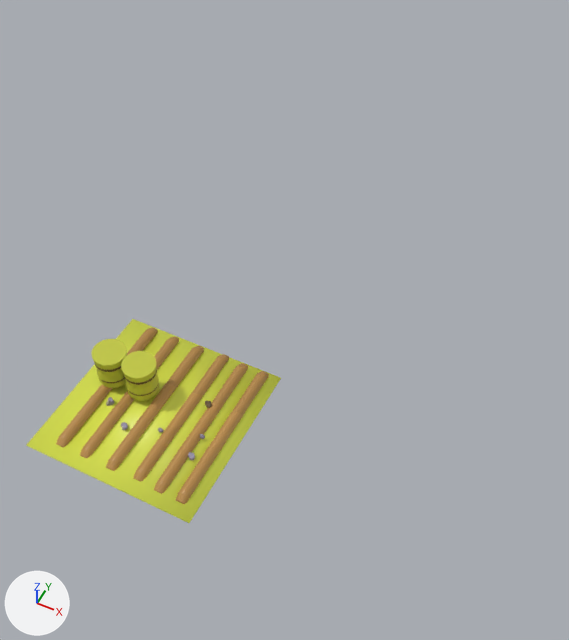
The FBX model 3D_models/Carmela/all.fbx: old version first, new version second.
Rendered twice from a 50 mm lens placed at (4.6, -9.0, 35.6), pointed at (-8.2, 16.6, 3.6). Every picture has the same lights, and +X, +Y and +Z are marked at lower left. Where no turn or scale is listed for an object, it has been applied to the vertices.

Script lines for the objects in view, before the commit:
```python
ob_plane = bpy.data.objects.new('Plane', me_plane)
ob_plane.location = (-12.72, 10.19, 0.37)
```
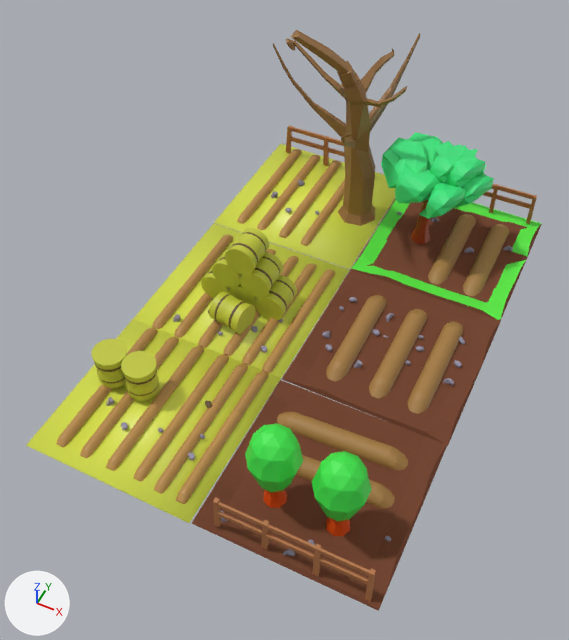
The change, as a list of edits to the scene's bpy script:
```text
Add ob_cube_033:
    ob_cube_033 = bpy.data.objects.new('Cube.033', me_cube_048)  # 1017 vertices, 967 faces; spans x -4.92..4.92, y -4.92..4.92, z -4.91..1.78; in mat_ground_001 (brown #925c44), mat_pole_055 (brown #a57c41), mat_material_038 (grey #948ea2), mat_material_040 (grey #948ea2), mat_material_041 (orange #b47444), mat_material_037 (orange #b47444), mat_material_039 (orange #b47444), mat_material_044 (orange #e74e00), mat_material_045 (green #3fe74c), mat_material_047 (orange #e74e00), mat_material_046 (green #3fe74c)
    ob_cube_033.location = (-2.81, 10.19, 4.0)
Add ob_plane_003:
    ob_plane_003 = bpy.data.objects.new('Plane.003', me_plane_003)  # 2964 vertices, 2503 faces; spans x -5.0..5.8, y -5.0..5.0, z -2.0..13.6; in mat_snop_002 (yellow #dee74e), mat_material_024 (orange #b47444), mat_material_027 (orange #b47444), mat_material_026 (grey #948ea2), mat_material_028 (grey #948ea2), mat_material_030 (grey #948ea2), mat_material_031 (brown #976e3f), mat_material_036 (grey #948ea2), mat_material_035 (grey #948ea2), mat_material_034 (grey #948ea2), mat_sznur_005 (brown #604a29), mat_material_033 (grey #948ea2), mat_material_032 (grey #948ea2), mat_pole_054 (orange #bb8c4a), mat_pole_053 (orange #b38647), mat_pole_052 (orange #b88a49), mat_pole_051 (orange #bb8c4a), mat_pole_050 (orange #b38647), mat_pole_049 (orange #b88a49), mat_pole_048 (orange #bb8c4a), mat_pole_047 (orange #b38647), mat_pole_046 (orange #b88a49), mat_pole_045 (orange #bb8c4a), mat_pole_044 (orange #b38647), mat_pole_043 (orange #b88a49)
    ob_plane_003.location = (-12.73, 29.85, 0.37)
Add ob_cube_060:
    ob_cube_060 = bpy.data.objects.new('Cube.060', me_cube_063)  # 1889 vertices, 1740 faces; spans x -4.88..4.88, y -4.88..4.88, z -4.91..-3.07; in mat_ground_002 (brown #925c44), mat_pole_056 (brown #a57c41), mat_material_048 (grey #948ea2), mat_material_049 (grey #948ea2), mat_material_050 (grey #948ea2), mat_material_051 (grey #948ea2), mat_material_052 (grey #948ea2), mat_material_053 (grey #948ea2), mat_material_054 (grey #948ea2), mat_material_055 (grey #948ea2), mat_material_056 (grey #948ea2), mat_material_057 (grey #948ea2), mat_material_059 (grey #948ea2), mat_material_058 (grey #948ea2)
    ob_cube_060.location = (-2.81, 19.98, 4.0)
Add ob_cube:
    ob_cube = bpy.data.objects.new('Cube', me_cube_001)  # 1351 vertices, 1533 faces; spans x -5.07..4.88, y -4.88..4.88, z -4.91..3.12; in mat_ground (brown #925c44), mat_grass (green #56e73e), mat_material_002 (brown #9b3700), mat_material_001 (green #3be77f), mat_material_003 (green #3be77f), mat_pole (brown #a57c41), mat_material_005 (grey #948ea2), mat_material_007 (grey #948ea2), mat_material_008 (orange #b47444), mat_material_004 (orange #b47444), mat_material_006 (orange #b47444), mat_material_009 (grey #948ea2), mat_material_010 (green #3be77f), mat_material_011 (green #3be77f), mat_material_012 (green #3be77f), mat_material_013 (green #3be77f)
    ob_cube.location = (-2.84, 29.75, 4.0)
Add ob_plane_001:
    ob_plane_001 = bpy.data.objects.new('Plane.001', me_plane_001)  # 4756 vertices, 3902 faces; spans x -4.97..4.97, y -4.97..4.97, z -0.6..5.0; in mat_snop_001 (yellow #dee74e), mat_material_019 (grey #948ea2), mat_material_020 (grey #948ea2), mat_material_021 (grey #948ea2), mat_pole_001 (orange #bb8c4a), mat_pole_002 (orange #b38647), mat_pole_003 (orange #b88a49), mat_pole_022 (orange #bb8c4a), mat_pole_023 (orange #b38647), mat_pole_024 (orange #b88a49), mat_pole_025 (orange #bb8c4a), mat_pole_026 (orange #b38647), mat_pole_027 (orange #b88a49), mat_pole_028 (orange #bb8c4a), mat_pole_029 (orange #b38647), mat_pole_030 (orange #b88a49), mat_pole_031 (orange #bb8c4a), mat_pole_032 (orange #b38647), mat_pole_033 (orange #b88a49), mat_pole_034 (orange #bb8c4a), mat_pole_035 (orange #b38647), mat_pole_036 (orange #b88a49), mat_sznur_001 (brown #604a29), mat_material_022 (grey #948ea2), mat_material_023 (grey #948ea2), mat_snopek_010 (yellow #c1c73b), mat_sznur_006 (brown #604a29), mat_snopek_003 (yellow #c1c73b), mat_sznur_007 (brown #604a29), mat_snopek_011 (yellow #c1c73b), mat_sznur_008 (brown #604a29), mat_snopek_012 (yellow #c1c73b), mat_sznur_009 (brown #604a29), mat_snopek_013 (yellow #c1c73b), mat_sznur_010 (brown #604a29), mat_snopek_014 (yellow #c1c73b), mat_sznur_011 (brown #604a29), mat_snopek_002 (yellow #c1c73b), mat_sznur_002 (brown #604a29)
    ob_plane_001.location = (-12.71, 19.85, 0.34)
```

What differs and where, as boxes [x1, y1, x2, y2] in the pictures (569 x 640 px):
'Cube.033', added (brown): after [192, 380, 447, 611]
    faces in mat_ground_001 (brown #925c44): [192, 380, 447, 611]
    faces in mat_pole_055 (brown #a57c41): [277, 412, 408, 508]
    faces in mat_material_045 (green #3fe74c): [312, 451, 372, 521]
    faces in mat_material_046 (green #3fe74c): [245, 423, 303, 492]
    faces in mat_material_037 (orange #b47444): [213, 497, 269, 549]
'Cube.060', added (brown): after [282, 270, 501, 446]
'Cube', added: after [350, 132, 542, 321]
'Plane.003', added: after [214, 30, 420, 269]
'Plane.001', added: after [134, 224, 349, 380]
